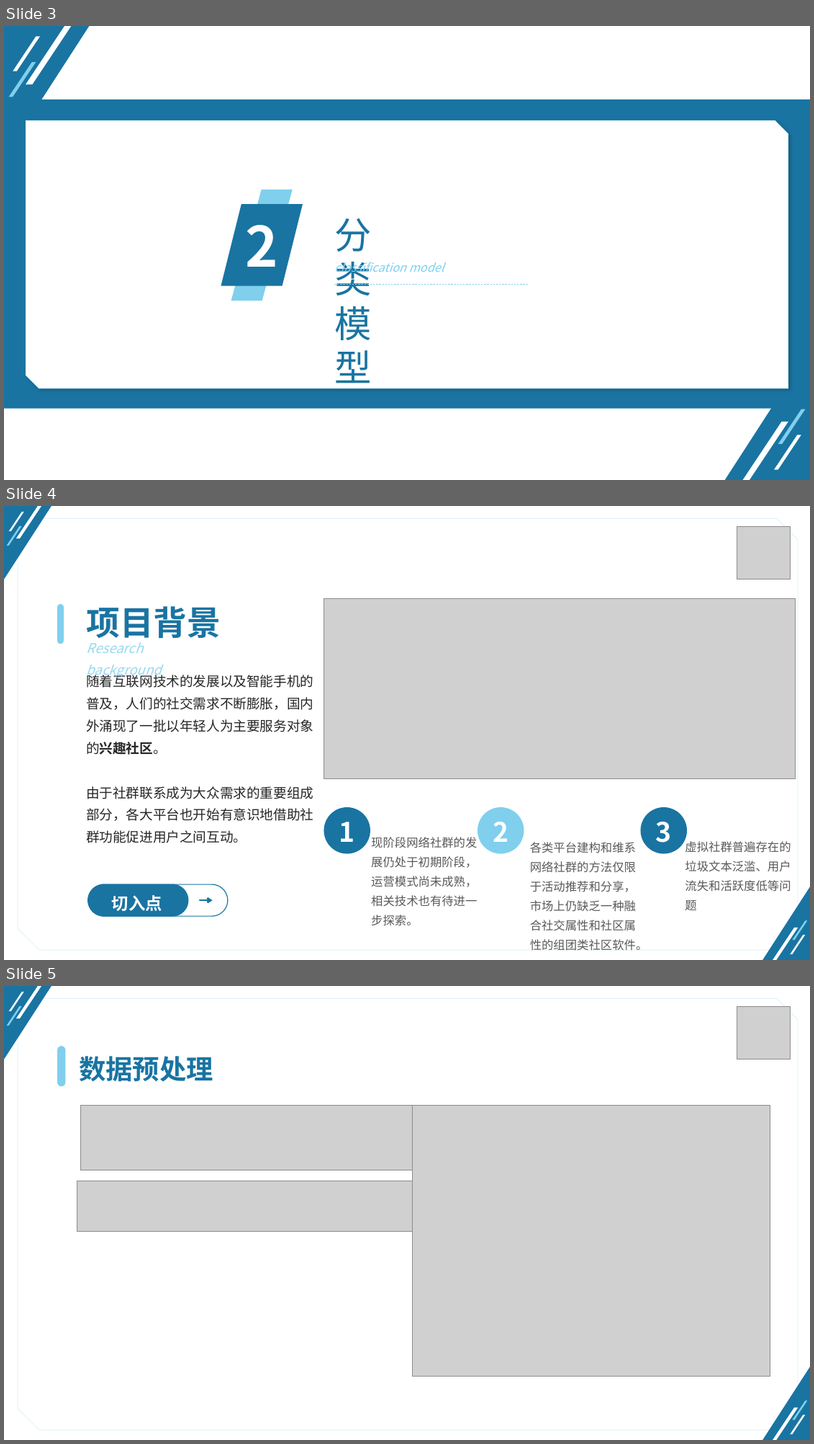
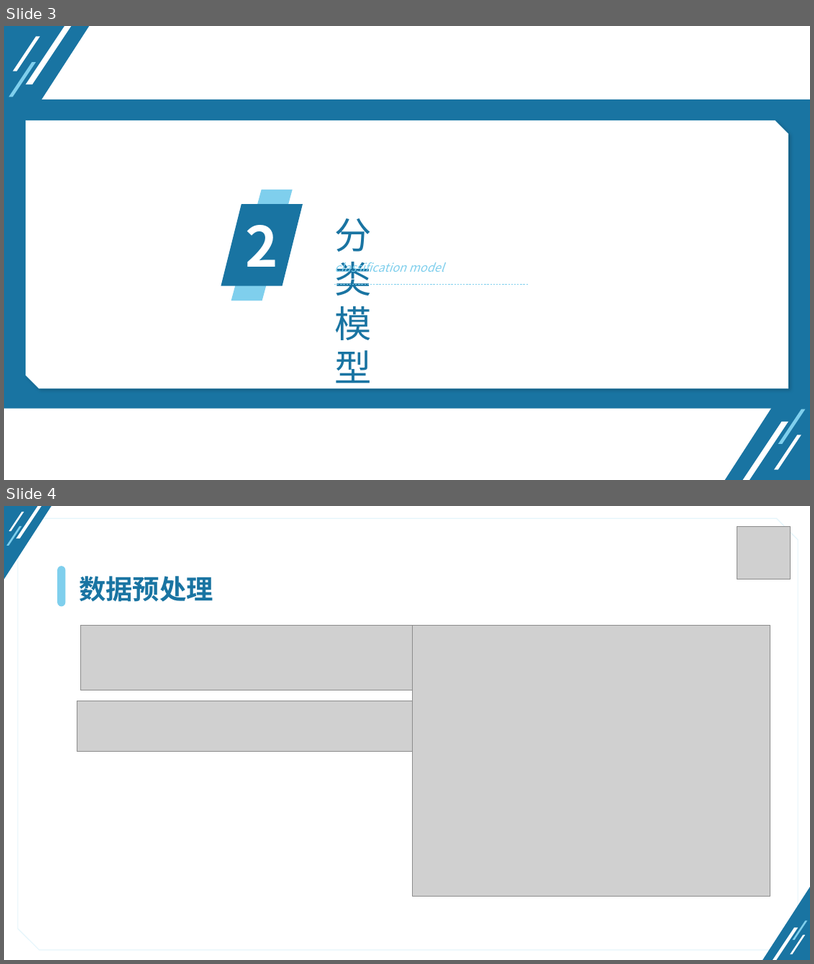
Before and after one commit to TangciuYueng/statistical-analysis, a slide deck: hw/final/答辩/第二题.pptx. Shown one above the other, each under a label of ours: slides 3, 4 and 5 before the commit, slides 3 and 4 after it. The pictures are 814x1444 and 814x964 pixels, drawn with LibreOffice and Linux fonts; fonts in the diff are those of the drawing; grey boxes stand for pictures; background and template pictures are left out. Boxes give left, top, right and bottom in pixels: in the first picture for what was removed or moved away, otherwise in the second. Text is boxed around its words. In the diff, an @@ line names an element or a change of style, - is before the commit and + after.

```diff
--- a/hw/final/答辩/第二题.pptx
+++ b/hw/final/答辩/第二题.pptx
@@ slide 4 removed at box(4, 506, 810, 960), background #FFFFFF; not listed: 9 template elements that a slide beside it also shows @@
@@ picture removed at box(738, 527, 790, 579) @@
@@ ellipse removed at box(641, 807, 687, 854) @@
@@ group removed at box(324, 599, 795, 950): 4 texts, 2 ellipses, 1 picture @@
-现阶段网络社群的发展仍处于初期阶段，运营模式尚未成熟，相关技术也有待进一步探索。
-各类平台建构和维系网络社群的方法仅限于活动推荐和分享，市场上仍缺乏一种融合社交属性和社区属性的组团类社区软件。
-1
-2
@@ text removed at box(656, 821, 672, 842) @@
-3
@@ text removed at box(685, 839, 791, 910) @@
-虚拟社群普遍存在的垃圾文本泛滥、用户流失和活跃度低等问题
@@ group removed at box(58, 604, 314, 916): 4 texts, 3 rounded rectangles, 1 arrow @@
-随着互联网技术的发展以及智能手机的普及，人们的社交需求不断膨胀，国内外涌现了一批以年轻人为主要服务对象的兴趣社区。
-由于社群联系成为大众需求的重要组成部分，各大平台也开始有意识地借助社群功能促进用户之间互动。
-Research background
-项目背景
-切入点
@@ what was slide 5 is now slide 4 @@
```
Also in this commit, not shown: 36 other files.
